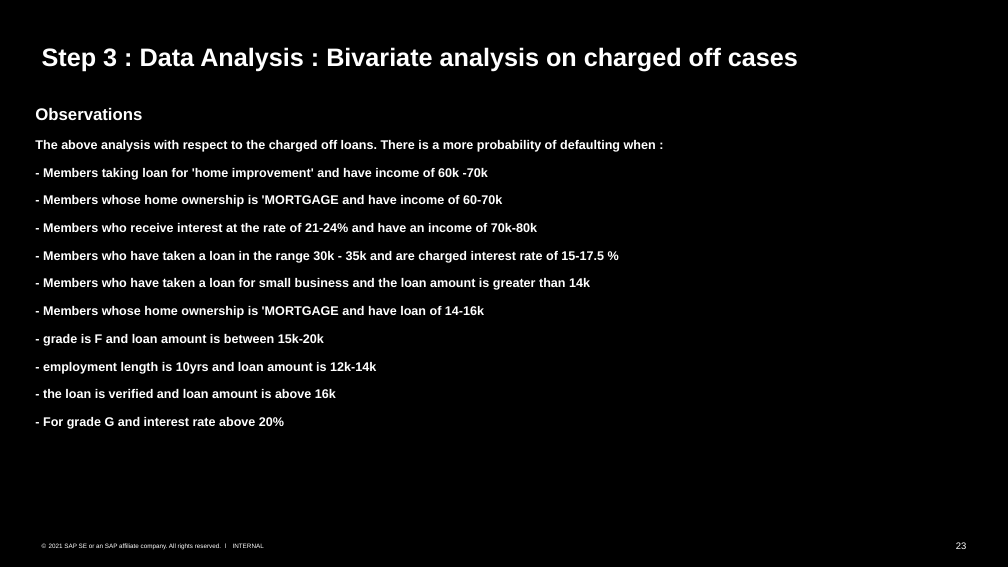
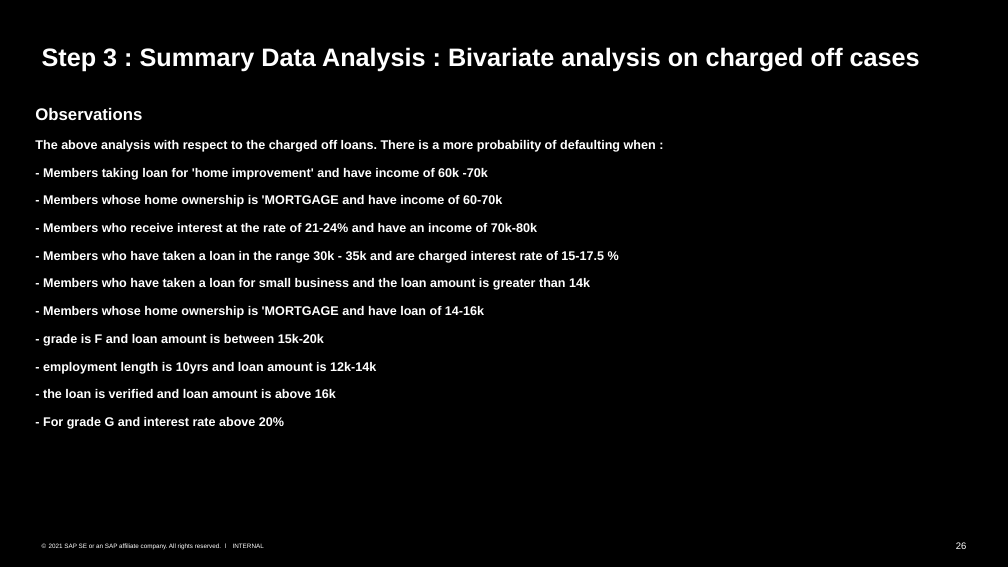
Before and after one commit to Monika1244/Lending_Club_Case_Study, a slide deck: slide 26 of Lending_Club_Case_Study.pptx (slide 23 before the commit). Drawn at 1008x567 pixels with LibreOffice and Linux fonts; fonts in the diff are those of the drawing. Boxes give left, top, right and bottom in pixels: in the first picture for what was removed or moved away, otherwise in the second. Text is boxed around its words. In the diff, an @@ line names an element or a change of style, - is before the commit and + after.

```diff
--- a/Lending_Club_Case_Study.pptx
+++ b/Lending_Club_Case_Study.pptx
@@ title at (x1=42, y1=47, x2=920, y2=72): text changed @@
-Step 3 : Data Analysis : Bivariate analysis on charged off cases
+Step 3 : Summary Data Analysis : Bivariate analysis on charged off cases
@@ page number at (x1=956, y1=542, x2=967, y2=549): text changed @@
-23
+26
```
Also in this commit, not shown: 19 other slides changed, 2 slides removed.
